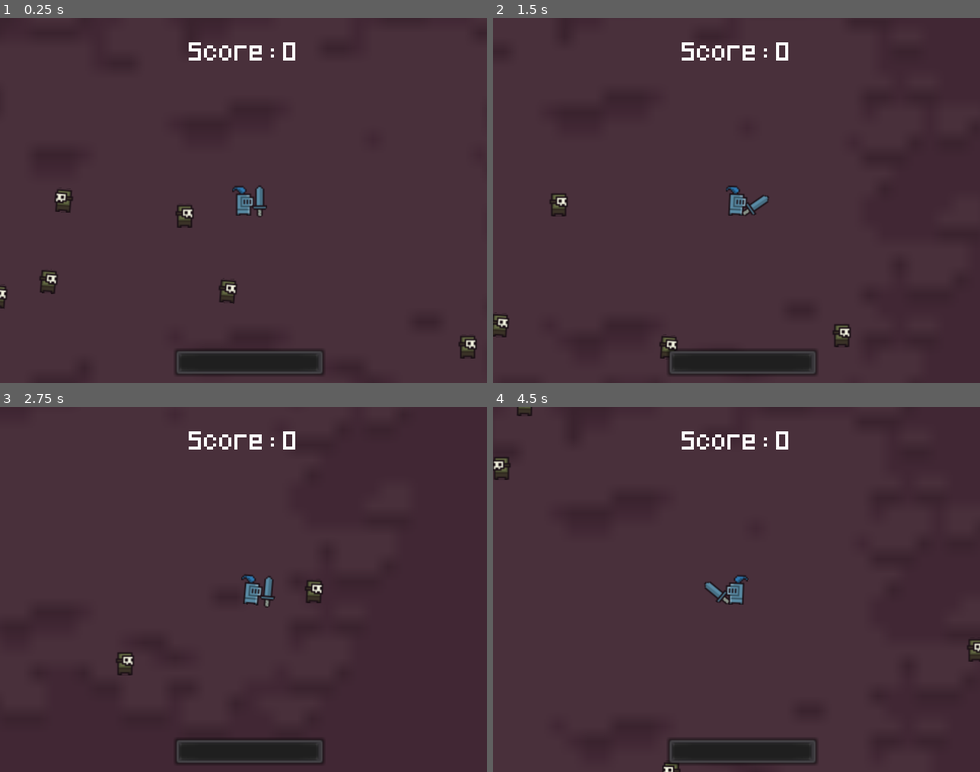
Above: before the commit, frames 1-4 (two rows, left to right).
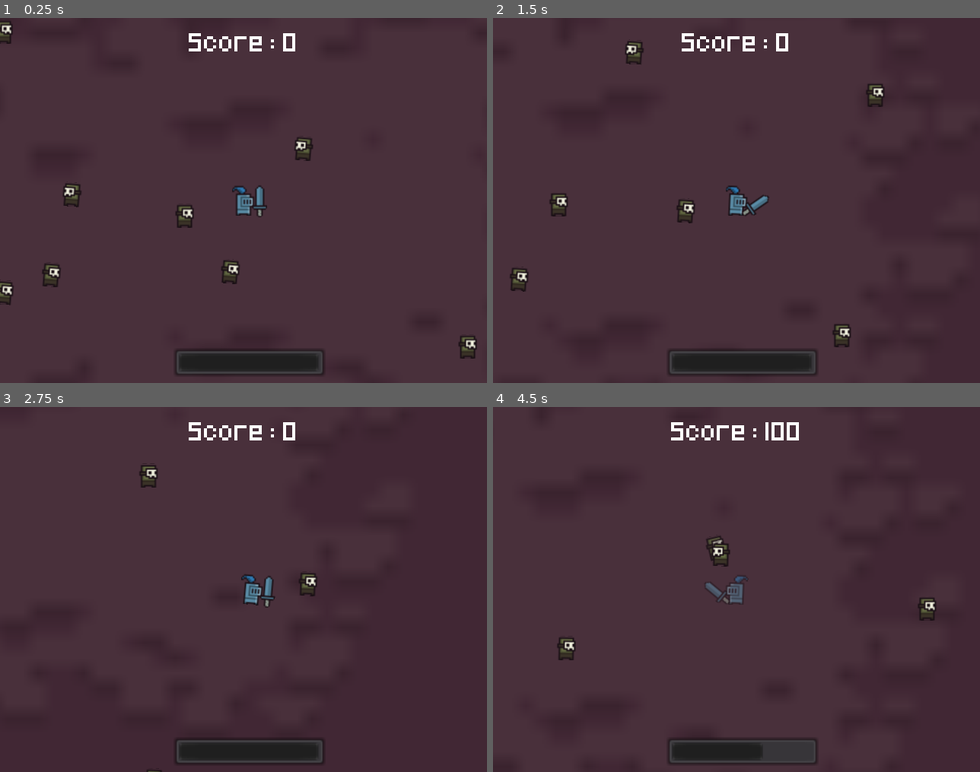
Above: after the commit, the same moments.

Repository: Falskim/godot-praktikum-multimedia
Game: Godot game, scene res://scene/game.tscn
Same seed, same stepped clock (60 frames per second), same inputs: the game is played once before the commit and once after it.
Inputs:
- Up to frame 1 (0.25 s): no input
- Up to frame 2 (1.5 s): hold Right (ui_right) 0.53-1.28 s; tap Space (ui_select) at 0.6, 0.77, 1.07, 1.35 s; hold Down (ui_down) from 1.28 s (still down)
- Up to frame 3 (2.75 s): tap Space (ui_select) at 1.52, 1.82, 2.1 s; release Down (ui_down) at 2.03 s; hold Right (ui_right) from 2.03 s (still down)
- Up to frame 4 (4.5 s): release Right (ui_right) at 2.78 s; hold Up (ui_up) 2.78-3.53 s; tap Space (ui_select) at 2.85, 3.02, 3.32, 3.6, 3.77, 4.07, 4.35 s; hold Left (ui_left) from 3.53 s (still down)

The runs differ from the first frame. In frame 1, 1.7% of the frame differs, in the area x 0-65%, y 1-80%; in frame 2, 1.5%; in frame 3, 1.1%; in frame 4, 2.1%, in the area x 0-100%, y 0-100%.

Commit message:
Clean the code

Diff:
--- a/Steps.gd
+++ /dev/null
@@ -1,28 +0,0 @@
-#1. Project
-#   - Assets
-#   - Project Settings (Resolusi (320x240) + 2D + keep)
-#2. Player
-#   - Sprite
-#   - Animation
-#   - Movement
-#   - Weapon
-#3. World
-#	- Background sprite
-#   - Player Camera Limit
-#   - Border
-#4. Enemy
-#	- Behaviour
-#	- Collision
-#   - Dead State
-#	- Randomize Enemy Spawn
-#4. GUI
-#   - Font
-#   - HP
-#   - Score
-#	- Gameover Scene
-#   - Restart
-
-#Asset
-#Hit : http://soundbible.com/1952-Punch-Or-Whack.html
-#Swosh : http://soundbible.com/706-Swoosh-3.html
-#font : https://www.dafont.com/pixeled.font
--- a/project.godot
+++ b/project.godot
@@ -8,20 +8,9 @@
 
 config_version=4
 
-_global_script_classes=[ {
-"base": "KinematicBody2D",
-"class": "Player",
-"language": "GDScript",
-"path": "res://scene/player.gd"
-}, {
-"base": "StaticBody2D",
-"class": "Weapon",
-"language": "GDScript",
-"path": "res://scene/sword.gd"
-} ]
+_global_script_classes=[  ]
 _global_script_class_icons={
-"Player": "",
-"Weapon": ""
+
 }
 
 [application]
--- a/scene/enemy.gd
+++ b/scene/enemy.gd
@@ -1,4 +1,5 @@
 extends KinematicBody2D
+
 
 signal enemy_killed
 
@@ -6,17 +7,11 @@
 export var MAX_SPEED = 50
 export var FRICTION = 500
 
-onready var sprite = $Sprite
-
-enum State {MOVE, IDLE, DEAD}
-
-const MOVE_SPEED = 1.5
-
 var velocity = Vector2.ZERO
 var input_vector = Vector2.ZERO
 
+enum State {MOVE, IDLE, DEAD}
 var current_state
-var state_time
 
 
 func _ready():
@@ -26,15 +21,22 @@
 	global_position.y = randi() % 400 - 200
 
 	if rand_range(0, 1) >= 0.5:
-		state_to_move()
+		_state_to_move()
 	else:
-		state_to_idle()
+		_state_to_idle()
 	$Timer.start()
 
 
 func _physics_process(delta):
 	if current_state == State.DEAD:
 		set_physics_process(false)
+
+		# add score
+		var current_scene = get_tree().get_current_scene()
+		connect("enemy_killed", current_scene, "_on_Enemy_killed")
+		emit_signal("enemy_killed")
+
+		# play effect and animation
 		$AudioDamaged.play()
 		$AnimationPlayer.play("dead")
 		return
@@ -44,20 +46,18 @@
 		velocity = velocity.move_toward(input_vector * MAX_SPEED, ACCELERATION * delta)
 
 	var collision = move_and_collide(velocity * delta)
-	if collision and collision.collider.is_in_group("Weapon"):
+	if collision and collision.collider.name == "Sword":
 		current_state = State.DEAD
 
 
-func randomize_move_direction():
+func _state_to_move():
+	current_state = State.MOVE
+	$AnimationPlayer.play("shake")
+
+	# randomize move direction
 	input_vector.x = rand_range(-1, 1)
 	input_vector.y = rand_range(-1, 1)
 	input_vector = input_vector.normalized()
-
-
-func state_to_move():
-	current_state = State.MOVE
-	$AnimationPlayer.play("shake")
-	randomize_move_direction()
 
 	if input_vector.x > 0:
 		$Sprite.scale.x = 1
@@ -65,7 +65,7 @@
 		$Sprite.scale.x = -1
 
 
-func state_to_idle():
+func _state_to_idle():
 	current_state = State.IDLE
 	$AnimationPlayer.stop()
 	input_vector = Vector2.ZERO
@@ -73,15 +73,12 @@
 
 func _on_Timer_timeout():
 	if current_state == State.MOVE:
-		state_to_idle()
+		_state_to_idle()
 	elif current_state == State.IDLE:
-		state_to_move()
+		_state_to_move()
 	$Timer.start()
 
 
 func _on_AnimationPlayer_animation_finished(anim_name):
 	if anim_name == "dead":
-		var current_scene = get_tree().get_current_scene()
-		connect("enemy_killed", current_scene, "_on_Enemy_killed")
-		emit_signal("enemy_killed")
 		queue_free()
--- a/scene/game.gd
+++ b/scene/game.gd
@@ -1,10 +1,12 @@
 extends Node2D
 
-export var PLAYER_HP = 5
+
+export var PLAYER_HP = 3
 export var SCORE = 0
-export var MAX_ENEMY = 10
+export var MAX_ENEMY = 15
 
 const ENEMY_SCENE = preload("res://scene/enemy.tscn")
+
 
 func _ready():
 	$GUI.update_hp(PLAYER_HP)
@@ -12,11 +14,11 @@
 
 	# spawn enemies
 	for i in range(MAX_ENEMY):
-		spawn_enemy()
+		_spawn_enemy()
 
 
 func _on_Enemy_killed():
-	spawn_enemy()
+	_spawn_enemy()
 	SCORE += 100
 	$GUI.update_score(SCORE)
 
@@ -28,6 +30,6 @@
 		$GUI.display_game_over()
 
 
-func spawn_enemy():
+func _spawn_enemy():
 	var enemy = ENEMY_SCENE.instance()
 	add_child(enemy)
--- a/scene/gui.gd
+++ b/scene/gui.gd
@@ -1,8 +1,4 @@
 extends CanvasLayer
-
-
-func _ready():
-	$GameOver.visible = false
 
 
 func update_hp(hp):
@@ -10,11 +6,14 @@
 
 
 func update_score(score):
-	$HBoxContainer/CurrentScore.text = str(score)
+	$Score.text = "Score : " + str(score)
 
 
 func display_game_over():
 	$GameOver.visible = true
+	$Score.visible = false
+	$ProgressBar.visible = false
+	$GameOver/GameOverScore.text = $Score.text
 
 
 func _on_Button_pressed():
--- a/scene/gui.tscn
+++ b/scene/gui.tscn
@@ -23,46 +23,25 @@
 margin_top = 217.307
 margin_right = 213.829
 margin_bottom = 236.307
-max_value = 5.0
-value = 5.0
+max_value = 3.0
+value = 3.0
 percent_visible = false
 __meta__ = {
 "_edit_use_anchors_": false
 }
 
-[node name="HBoxContainer" type="HBoxContainer" parent="."]
-margin_left = 1.0
+[node name="Score" type="Label" parent="."]
 margin_right = 320.0
-margin_bottom = 40.0
-alignment = 1
-__meta__ = {
-"_edit_group_": true,
-"_edit_use_anchors_": false
-}
-
-[node name="Label" type="Label" parent="HBoxContainer"]
-margin_left = 123.0
-margin_top = 6.0
-margin_right = 181.0
-margin_bottom = 34.0
+margin_bottom = 28.0
 custom_fonts/font = SubResource( 1 )
-text = "Score :"
-__meta__ = {
-"_edit_use_anchors_": false
-}
-
-[node name="CurrentScore" type="Label" parent="HBoxContainer"]
-margin_left = 185.0
-margin_top = 6.0
-margin_right = 195.0
-margin_bottom = 34.0
-custom_fonts/font = SubResource( 1 )
-text = "0"
+text = "Score : 0"
+align = 1
 __meta__ = {
 "_edit_use_anchors_": false
 }
 
 [node name="GameOver" type="ColorRect" parent="."]
+visible = false
 margin_right = 320.0
 margin_bottom = 240.0
 color = Color( 0, 0, 0, 0.239216 )
@@ -92,12 +71,13 @@
 }
 
 [node name="GameOverScore" type="Label" parent="GameOver"]
-margin_left = 133.33
+margin_left = 91.0
 margin_top = 94.0
-margin_right = 201.33
+margin_right = 239.0
 margin_bottom = 122.0
 custom_fonts/font = SubResource( 2 )
 text = "--Score--"
+align = 1
 __meta__ = {
 "_edit_use_anchors_": false
 }
--- a/scene/player.gd
+++ b/scene/player.gd
@@ -1,18 +1,7 @@
 extends KinematicBody2D
 
-class_name Player
 
 signal take_damage
-
-export var Enable_Camera = true
-
-onready var camera = $Camera2D
-onready var sprite = $Sprite
-onready var sword = $Sprite/Position2D/Sword
-
-enum State {MOVE, IDLE}
-
-const MOVE_SPEED = 1.5
 
 export var ACCELERATION = 500
 export var MAX_SPEED = 100
@@ -23,13 +12,12 @@
 
 
 func _ready():
-	camera.current = Enable_Camera
 	$CollisionShape2D.disabled = false
 
 
 func _process(delta):
 	if Input.is_action_just_pressed("ui_select"):
-		sword.attack()
+		 $Sprite/Position2D/Sword.attack()
 
 
 func _physics_process(delta):
@@ -50,6 +38,7 @@
 	else:
 		$AnimationMovement.stop()
 		velocity = velocity.move_toward(Vector2.ZERO, FRICTION * delta)
+
 	var collision = move_and_collide(velocity * delta)
 	if collision:
 		var collider = collision.collider
--- a/scene/sword.gd
+++ b/scene/sword.gd
@@ -1,17 +1,7 @@
 extends StaticBody2D
-
-class_name Weapon
 
 
 var allow_attack = true
-
-
-func attack():
-	if allow_attack:
-		allow_attack = false
-		$CollisionShape2D.disabled = false
-		$AnimationPlayer.play("attack")
-		$AudioStreamPlayer.play()
 
 
 func _ready():
@@ -22,3 +12,11 @@
 	if anim_name == "attack":
 		allow_attack = true
 		$CollisionShape2D.disabled = true;
+
+
+func attack():
+	if allow_attack:
+		allow_attack = false
+		$CollisionShape2D.disabled = false
+		$AnimationPlayer.play("attack")
+		$AudioStreamPlayer.play()
--- a/scene/sword.tscn
+++ b/scene/sword.tscn
@@ -41,9 +41,7 @@
 "values": [ Vector2( 0, 0 ), Vector2( 4, 4 ), Vector2( 0, 0 ) ]
 }
 
-[node name="Sword" type="StaticBody2D" groups=[
-"Weapon",
-]]
+[node name="Sword" type="StaticBody2D"]
 collision_layer = 0
 collision_mask = 2
 script = ExtResource( 2 )
Not shown, changed: Steps.txt
Binary file removed: assets/RPG Nature Tileset.png
Not shown, removed: assets/RPG Nature Tileset.png.import
